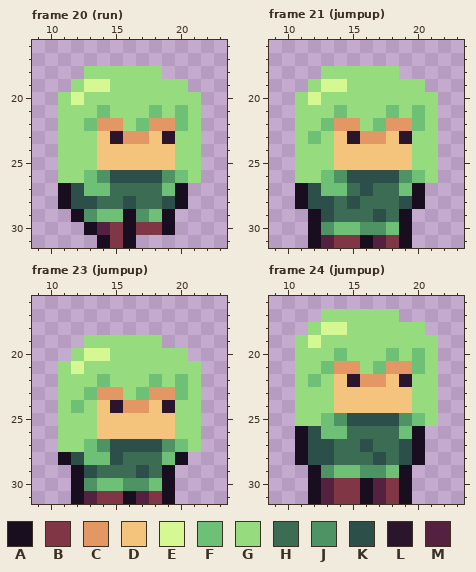
A pixel-art file gets an edit: Witchlight Woods/Assets/Sprites/playerIsolated.ase. Above, as it was before the edit.
32x32 pixels, 33 frames. Shown: frame 20 (run): x 9..23, y 16..31; frame 21 (jumpup): x 9..23, y 16..31; frame 23 (jumpup): x 9..23, y 16..31; frame 24 (jumpup): x 9..23, y 16..31. The old version is drawn lined up with the new one. The commit also changed other frames, which this record leaves out.
Visible layers, top first: "head", "body".
Palette (. is transparent): A #180e1f  B #813645  C #e39764  D #f5c47c  E #d5f893  F #6ec077  G #96dc7f  H #3c6c54  J #4e9363  K #2c5049  L #2a152d  M #542240
Pixels before, frame 20 (run), first column x 11:
18 ..GGGGGG...
19 .GEEGGGGGG.
20 GEGGGGGGGGG
21 GGGFGGGFGFG
22 GGFCCGFCCFG
23 GGGDLCCDLGG
24 GGGDDDDDDGG
25 GGGDDDDDDGG
26 GGFJKKKKJFG
27 AKFFHHHHFA.
28 AKKHHKHHKA.
29 .AJFFAJFA..
30 ..AMBABBA..
31 ...ABA.....
Pixels before, frame 21 (jumpup), first column x 11:
18 ..GGGGGG...
19 .GEEGGGGGG.
20 GEGGGGGGGGG
21 GGGFGGGFGFG
22 GGFCCGFCCFG
23 GFGDLCCDLGG
24 GGGDDDDDDGG
25 GGGDDDDDDGG
26 GGFJKKKKJFG
27 AKFFHKHHFA.
28 AKKHKHHHKA.
29 .AKHHHKHA..
30 .AJFFJJFA..
31 .AMBBAMBA..
Pixels before, frame 23 (jumpup), first column x 11:
19 ..GGGGGG...
20 .GEEGGGGGG.
21 GEGGGGGGGGG
22 GGGFGGGFGFG
23 GGFCCGFCCFG
24 GFGDLCCDLGG
25 GGGDDDDDDGG
26 GGGDDDDDDGG
27 GGFJKKKKJFG
28 AKFFKHHHFA.
29 .AKHHHKHA..
30 .AJFFJJFA..
31 .AMBBAMBA..
Pixels before, frame 24 (jumpup), first column x 11:
17 ..GGGGGG...
18 .GEEGGGGGG.
19 GEGGGGGGGGG
20 GGGFGGGFGFG
21 GGFCCGFCCFG
22 GFGDLCCDLGG
23 GGGDDDDDDGG
24 GGGDDDDDDGG
25 GGFJKKKKJFG
26 AKFFHHHHFA.
27 AKKHHKHHKA.
28 AKKHHHKHKA.
29 .AJFFJJFA..
30 .AMBBAMBA..
31 .AMBBAMBA..
Once edited:
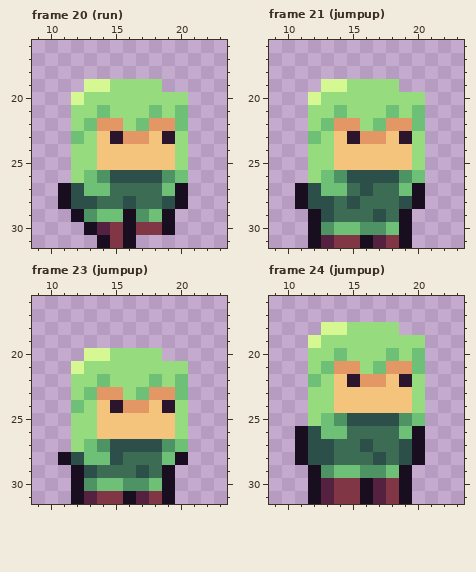
From old to new:
whole drawing moved by +1,+0 (the old picture is shown already moved)
Changed rows in their new state; - is an unchanged pixel.
Frame 20 (run):
first column x 11:
18 --......---
19 -.------..-
20 .---------.
21 .---------.
22 .---------.
23 .F--------.
24 .---------.
25 .---------.
26 .---------.
Frame 21 (jumpup):
first column x 11:
18 --......---
19 -.------..-
20 .---------.
21 .---------.
22 .---------.
23 .---------.
24 .---------.
25 .---------.
26 .---------.
Frame 23 (jumpup):
first column x 11:
19 --......---
20 -.------..-
21 .---------.
22 .---------.
23 .---------.
24 .---------.
25 .---------.
26 .---------.
27 .---------.
Frame 24 (jumpup):
first column x 11:
17 --......---
18 -.------..-
19 .---------.
20 .---------.
21 .---------.
22 .---------.
23 .---------.
24 .---------.
25 .---------.
